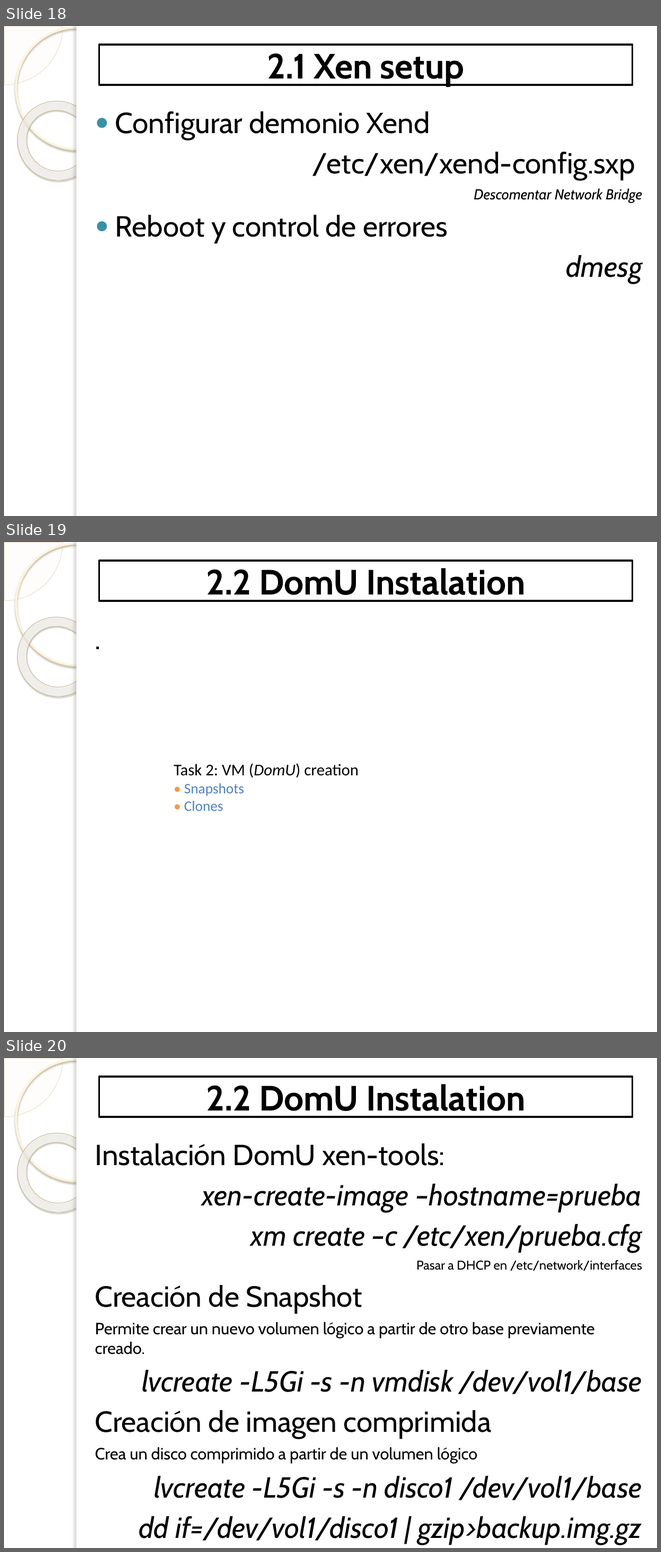
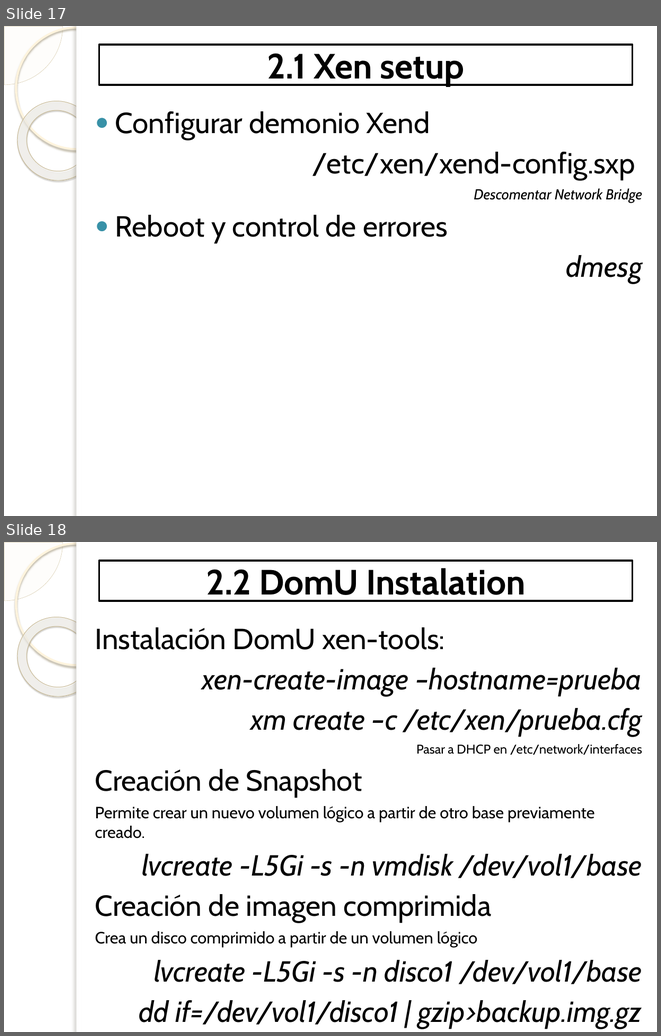
Before and after one commit to Davizuco/virtualizacion, a slide deck: Presentación David-P2.pptx. Shown one above the other, each under a label of ours: slides 18, 19 and 20 before the commit, slides 17 and 18 after it. The pictures are 661x1552 and 661x1036 pixels, drawn with LibreOffice and Linux fonts; fonts in the diff are those of the drawing; background and template pictures are left out. Boxes give left, top, right and bottom in pixels: in the first picture for what was removed or moved away, otherwise in the second. Text is boxed around its words. In the diff, an @@ line names an element or a change of style, - is before the commit and + after.

```diff
--- a/Presentación David-P2.pptx
+++ b/Presentación David-P2.pptx
@@ slide 19 removed at [4, 542, 657, 1032], background picture (left out); not listed: 5 template elements that a slide beside it also shows @@
@@ title removed at [99, 561, 633, 601] @@
-2.2 DomU Instalation
@@ text removed at [83, 617, 649, 1013] @@
-.
@@ text removed at [174, 763, 359, 811] @@
-Task 2: VM (DomU) creation
-• Snapshots
-• Clones
@@ what was slide 18 is now slide 17 @@
@@ what was slide 20 is now slide 18 @@
```
Also in this commit, not shown: 1 slide added, 5 other slides removed.
